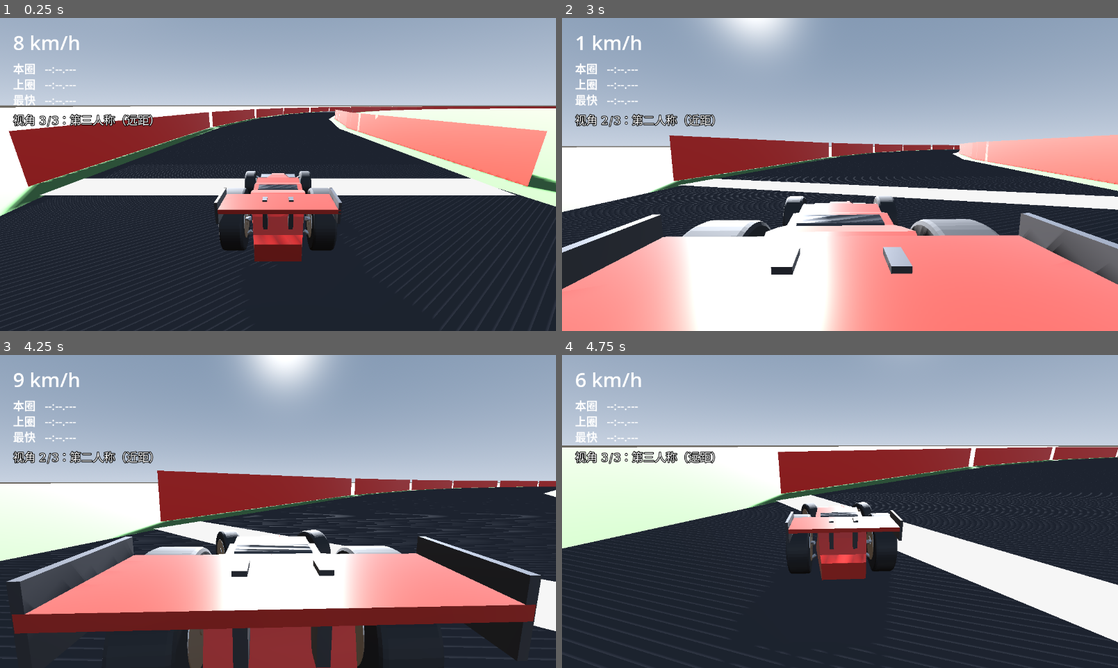
Above: before the commit, frames 1-4 (two rows, left to right).
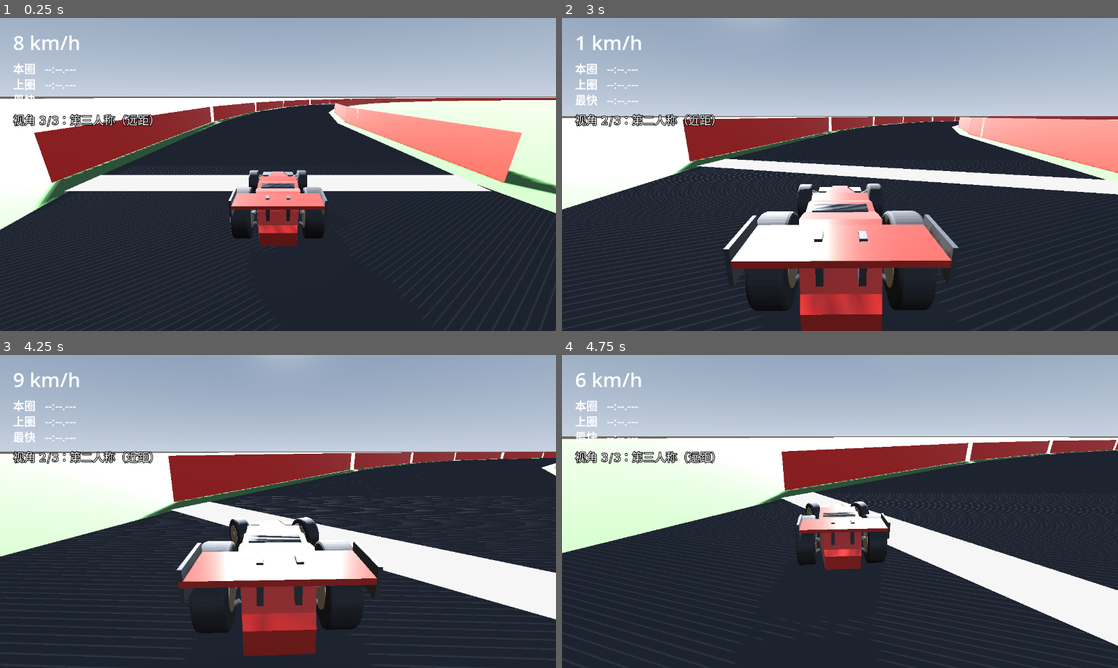
Above: after the commit, the same moments.

Repository: QieRong/godot-racer
Game: Godot game, scene res://scenes/main.tscn
Two runs of this game, one before a commit and one after it. Both use one fixed random seed, a clock stepped at 60 frames per second and the inputs below.
Inputs (mouse positions are in pixels of both pictures, inside the frame that each line leads up to):
- Up to frame 1 (0.25 s): no input
- Up to frame 2 (3 s): move the mouse to (962, 158) at 0.52 s; hold D (steer_right) 0.53-1.28 s; hold Right mouse button (camera_orbit) 0.53-1.28 s; move the mouse to (728, 190) at 1.27 s; hold S (brake_reverse) 1.28-2.03 s; tap V (camera_view) at 1.35, 2.85 s; move the mouse to (895, 105) at 2.02 s; hold D (steer_right) 2.03-2.78 s; hold Right mouse button (camera_orbit) 2.03-2.78 s; move the mouse to (812, 237) at 2.77 s; hold W (accelerate) from 2.78 s (still down)
- Up to frame 3 (4.25 s): move the mouse to (444, 558) at 3.52 s; release W (accelerate) at 3.53 s; hold A (steer_left) from 3.53 s (still down); hold Right mouse button (camera_orbit) from 3.53 s (still down)
- Up to frame 4 (4.75 s): keep holding A (steer_left); move the mouse to (673, 464) at 4.27 s; release Right mouse button (camera_orbit) at 4.28 s; tap V (camera_view) at 4.35 s

The runs differ from the first frame. In frame 1, 14% of the frame differs, in the area x 0-100%, y 25-100%; in frame 2, 52%, in the area x 0-100%, y 0-100%; in frame 3, 44%; in frame 4, 8.9%.

Commit message:
按实机反馈调整视角构图；修引擎声停车不停
用户反馈三件事，逐条查证：

1) "停车时摄像头自己往车尾凑" —— 不是相机在移动，是 speed_pullback 在起作用
   实测：车停着不动时，第 120 帧与第 600 帧相机离车分别是 2.71 m / 2.72 m，
   十秒只差 1 厘米，相机不会自己移动。
   真正原因是"高速拉远"：98 km/h 时相机会后退约 0.95 m，松开 W 停车后又收回来，
   看起来就是镜头自己凑上来。speed_pullback 默认改为 0，成因写进注释。

2) "第二三人称的相机高度要像图一那样，好看清前面的路"
   图一（98 km/h 第三人称）的有效距离约 5.25 m、高度 2.1 m —— 直接把基准值
   设成那个构图，并关掉速度拉远，两者就统一了：
     第二人称  (0, 2.0, 3.2)  实测离车 3.77 m / 高 1.95 m（原来 2.71 m / 1.39 m）
     第三人称  (0, 2.5, 5.0)  实测离车 5.59 m / 高 2.46 m
   第二人称的注视点从 -2.0 收到 -1.0，俯角更接近第三人称，不再糊满画面下半部分。

3) "车停了引擎声还在" —— 已修
   原来怠速也给 -5 dB 底噪（占位音源是合成锯齿波，听着就像车停着还在响）。
   现在音量按"速度或油门"取较大者，两者都接近 0 就淡出到 -60 dB。

另外给截图钩子加了相机诊断打印（位置 / 离车距离 / 高度），上面这些数值就是这么量出来的。

Diff:
--- a/godot-racer/scenes/main.gd
+++ b/godot-racer/scenes/main.gd
@@ -97,8 +97,15 @@
 	# 顺便把关键状态打出来，便于和画面对照
 	var car := get_node_or_null("RaceCar")
 	if car is VehicleBody3D:
-		print("[截图] 车 steering=%.3f rad  车速=%.1f km/h"
-			% [(car as VehicleBody3D).steering, (car as VehicleBody3D).linear_velocity.length() * 3.6])
+		print("[截图] 车 pos=%s  steering=%.3f rad  车速=%.1f km/h"
+			% [(car as Node3D).global_position, (car as VehicleBody3D).steering,
+			   (car as VehicleBody3D).linear_velocity.length() * 3.6])
+	# 相机诊断：用来量"相机会不会自己往车尾凑"
+	var cam := get_node_or_null("ChaseCamera")
+	if cam is Camera3D and car is Node3D:
+		var dist := (cam as Camera3D).global_position.distance_to((car as Node3D).global_position)
+		print("[截图] 相机 pos=%s  离车 %.2f m  高度 %.2f m"
+			% [(cam as Camera3D).global_position, dist, (cam as Camera3D).global_position.y])
 	var img := get_viewport().get_texture().get_image()
 	if img == null:
 		printerr("[截图] 拿不到 viewport 图像")
--- a/godot-racer/scripts/chase_camera.gd
+++ b/godot-racer/scripts/chase_camera.gd
@@ -15,21 +15,24 @@
 ## 第一人称：贴在车头前方一点。车头在本地 -Z，前翼到 z≈-1.66，
 ## 所以这里取 -1.95 —— 放在 -1.0 这种"车里"的位置会看到车身内壁的面片。
 @export var offset_first := Vector3(0.0, 0.78, -1.95)
-## 第二人称：贴着车尾的近距跟随（车尾在 +1.7 附近）
-@export var offset_second := Vector3(0.0, 1.45, 2.3)
+## 第二人称：近距跟随，但**高度与第三人称对齐**。
+## 原来高度只有 1.45 m，车尾糊满画面下半部分，看不到前面的路。
+@export var offset_second := Vector3(0.0, 2.0, 3.2)
 ## 第三人称：远距跟随。
-## 距离是拿真实截图对比定的：5.2 m 时车在 1280×720 画面里只占很小一块，
-## 看着像"车自己跑远了"；收到 4.3 m 后车尾约占画面宽度五分之一，
-## 接近常见赛车游戏的跟随感。
-@export var offset_third := Vector3(0.0, 2.1, 4.3)
+## 高度按"能看清前面的路"定：相机抬到 2.5 m，俯角约 19°，
+## 地平线落在画面上方约 1/4 处 —— 这正是图一那个构图的来历。
+@export var offset_third := Vector3(0.0, 2.5, 5.0)
 
 @export_group("跟随手感")
 ## 位置跟随速度：越小越"拖"，越大越跟脚（第一人称不用它，直接刚性跟随）
 @export var position_smooth := 6.0
 ## 注视点平滑速度
 @export var look_smooth := 10.0
-## 高速时镜头略微拉远，增强速度感（第一人称不生效）
-@export var speed_pullback := 1.4
+## 高速时镜头略微拉远，增强速度感（第一人称不生效）。
+## **默认改成 0**：实测"不按 W 停车时镜头自己往车尾凑"就是它在起作用 ——
+## 98 km/h 时相机会后退约 0.95 m，停车后又收回来，玩家会当成 bug。
+## 想要速度感可以自己调回 1.0 左右，但要知道镜头会随速度前后移动。
+@export var speed_pullback := 0.0
 
 @export_group("鼠标环视")
 @export var orbit_enabled := true
@@ -83,7 +86,7 @@
 			return {
 				"label": "第二人称（近距）",
 				"offset": offset_second,
-				"look": Vector3(0.0, 0.9, -2.0),
+				"look": Vector3(0.0, 0.9, -1.0),
 				"smooth": position_smooth * 2.0,
 				"pull": speed_pullback * 0.4,
 				"rigid": false,
--- a/godot-racer/scripts/vehicle.gd
+++ b/godot-racer/scripts/vehicle.gd
@@ -468,7 +468,16 @@
 	var load_boost := 0.18 if _driving else 0.0
 	var pitch := clampf(lerpf(idle_pitch, max_pitch, _rpm01) + load_boost, 0.5, 3.0)
 	_engine_sound.pitch_scale = lerpf(_engine_sound.pitch_scale, pitch, 6.0 * delta)
-	_engine_sound.volume_db = lerpf(_engine_sound.volume_db, -6.0 + 6.0 * _rpm01, 4.0 * delta)
+
+	# 音量：**停车且没给油时彻底静音**。
+	# 占位音源是合成的锯齿波，原来怠速也给 -5 dB 的底噪，听上去就是
+	# "车都停下来了还在响"，很出戏。现在按"速度或油门"取较大者来定音量，
+	# 两者都接近 0 就淡出到 -60 dB。
+	var speed01 := clampf(linear_velocity.length() / 15.0, 0.0, 1.0)
+	var gas01 := 1.0 if _driving else 0.0
+	var level := maxf(speed01, gas01)
+	var target_db := -60.0 if level < 0.02 else lerpf(-20.0, -6.0, level)
+	_engine_sound.volume_db = lerpf(_engine_sound.volume_db, target_db, 4.0 * delta)
 
 
 ## 翻车或冲出赛道时按 R 复位到最近的检查点
